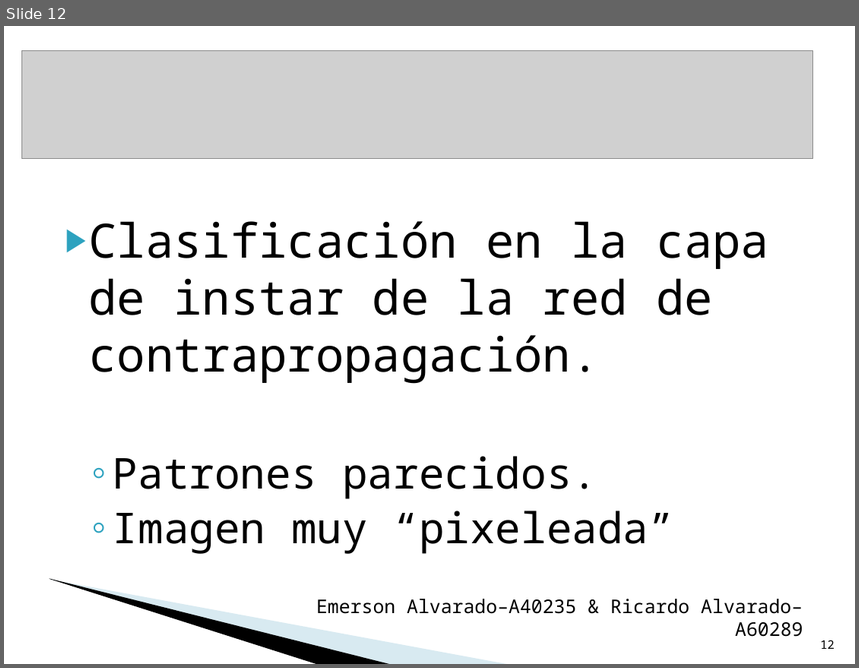
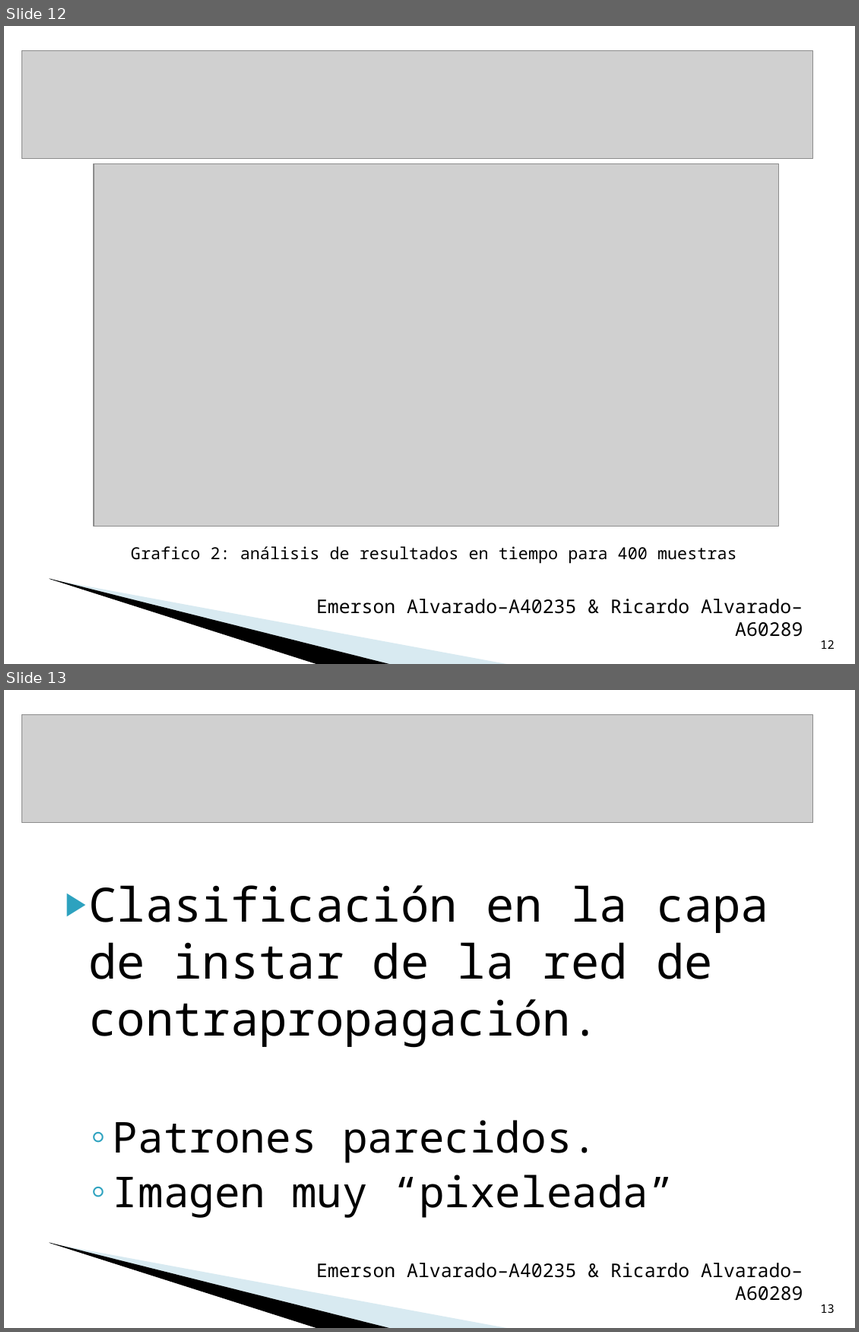
Before and after one commit to rijoalvi/proyectoparadigmas, a slide deck: Presentacion.ppt. Shown one above the other, each under a label of ours: slide 12 before the commit, slides 12 and 13 after it. The pictures are 859x668 and 859x1332 pixels, drawn with LibreOffice and Linux fonts; fonts in the diff are those of the drawing; grey boxes stand for pictures; background and template pictures are left out. Boxes give left, top, right and bottom in pixels: in the first picture for what was removed or moved away, otherwise in the second. Text is boxed around its words. In the diff, an @@ line names an element or a change of style, - is before the commit and + after.

```diff
--- a/Presentacion.ppt
+++ b/Presentacion.ppt
@@ slide 12 added at [4,26,855,664], background #FFFFFF; not listed: 2 template elements that a slide beside it also shows @@
@@ picture added at [22,50,813,159] @@
@@ picture added at [94,164,778,527] @@
@@ text added at [131,547,737,564], 14 pt, text #000000 @@
+Grafico 2: análisis de resultados en tiempo para 400 muestras
@@ text added at [316,599,803,637], 16 pt, text #000000 @@
+Emerson Alvarado–A40235 & Ricardo Alvarado–A60289
@@ page number added at [820,640,835,649], 10 pt, text #000000 @@
+12
@@ what was slide 12 is now slide 13 @@
@@ page number at [820,1304,835,1313]: text changed @@
-12
+13
```
Also in this commit, not shown: 3 slides changed, 5 other slides added, 2 slides removed, 3 other files.
